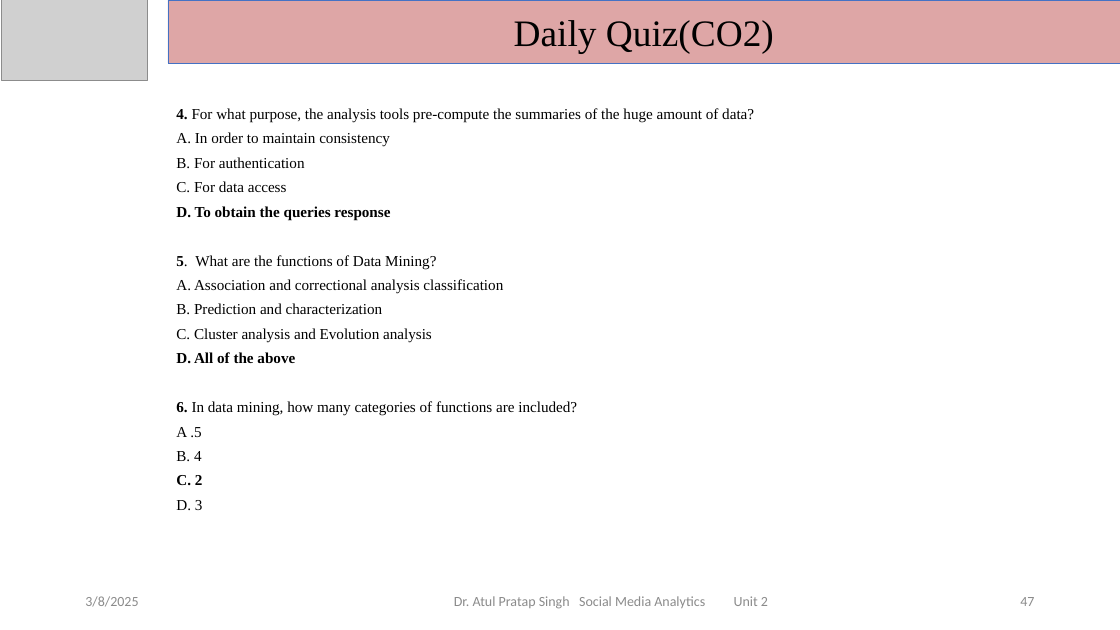
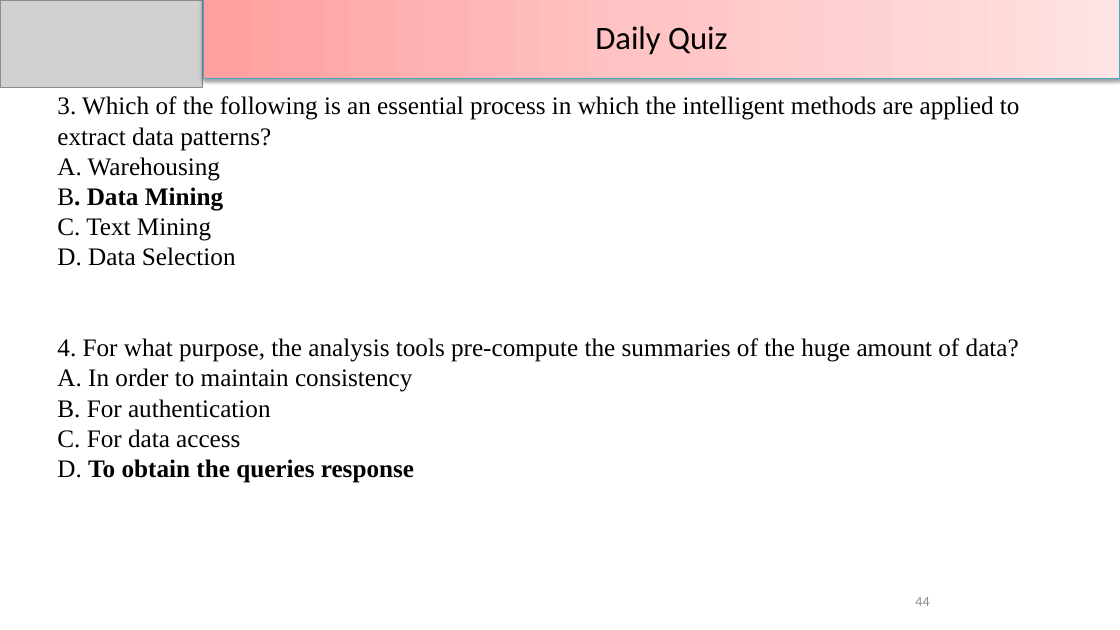
Before and after one commit to DevGoyalG/NIET-Study-Material, a slide deck: slide 44 of CSE (Artificial Intelligence and Machine Learning)/Third Year/Sixth Semester/PPTs/Social Media Analytics/SMA - Unit 2.pptx (slide 47 before the commit). Drawn at 1120x630 pixels with LibreOffice and Linux fonts; fonts in the diff are those of the drawing; grey boxes stand for pictures. Boxes give left, top, right and bottom in pixels: in the first picture for what was removed or moved away, otherwise in the second. Text is boxed around its words. In the diff, an @@ line names an element or a change of style, - is before the commit and + after.

```diff
--- a/CSE (Artificial Intelligence and Machine Learning)/Third Year/Sixth Semester/PPTs/Social Media Analytics/SMA - Unit 2.pptx
+++ b/CSE (Artificial Intelligence and Machine Learning)/Third Year/Sixth Semester/PPTs/Social Media Analytics/SMA - Unit 2.pptx
@@ picture: place and size @@
-picture at (2, 0, 147, 81)
+picture at (0, 0, 203, 87)
@@ rectangle "Daily Quiz": place and size @@
-rectangle "Daily Quiz" at (168, 0, 1120, 63)
+rectangle "Daily Quiz" at (203, 0, 1120, 78)
@@ rectangle "Daily Quiz" at (203, 0, 1120, 78): fill #DEA6A6 to gradient #FFA0A0 to #FFC5C5 to #FFE3E3; outline #4472C4 0.5 pt to #46AAC5 0.75 pt; shadow on @@
@@ text in rectangle at (595, 26, 727, 55): text changed; size 32 to 28 pt; font Times New Roman to Calibri @@
-Daily Quiz(CO2)
+Daily Quiz
@@ title added at (57, 96, 1020, 483), 21.6 pt, text #000000 @@
+3. Which of the following is an essential process in which the intelligent methods are applied to extract data patterns?
+A. Warehousing
+B. Data Mining
+C. Text Mining
+D. Data Selection
+4. For what purpose, the analysis tools pre-compute the summaries of the huge amount of data?
+A. In order to maintain consistency
+B. For authentication
+C. For data access
+D. To obtain the queries response
@@ text removed at (176, 108, 754, 510) @@
-4. For what purpose, the analysis tools pre-compute the summaries of the huge amount of data?
-A. In order to maintain consistency
-B. For authentication
-C. For data access
-D. To obtain the queries response
-5. What are the functions of Data Mining?
-A. Association and correctional analysis classification
-B. Prediction and characterization
-C. Cluster analysis and Evolution analysis
-D. All of the above
-6. In data mining, how many categories of functions are included?
-A .5
-B. 4
-C. 2
-D. 3
@@ text removed at (85, 596, 138, 607) @@
-3/8/2025
@@ text removed at (454, 596, 768, 609) @@
-Dr. Atul Pratap Singh Social Media Analytics Unit 2
@@ page number added at (915, 597, 929, 606), 12 pt, text #8C8C8C @@
+44
@@ page number removed at (1020, 597, 1034, 606) @@
-47
```
Also in this commit, not shown: 25 other slides changed, 28 slides added, 65 slides removed, 9 other files.
